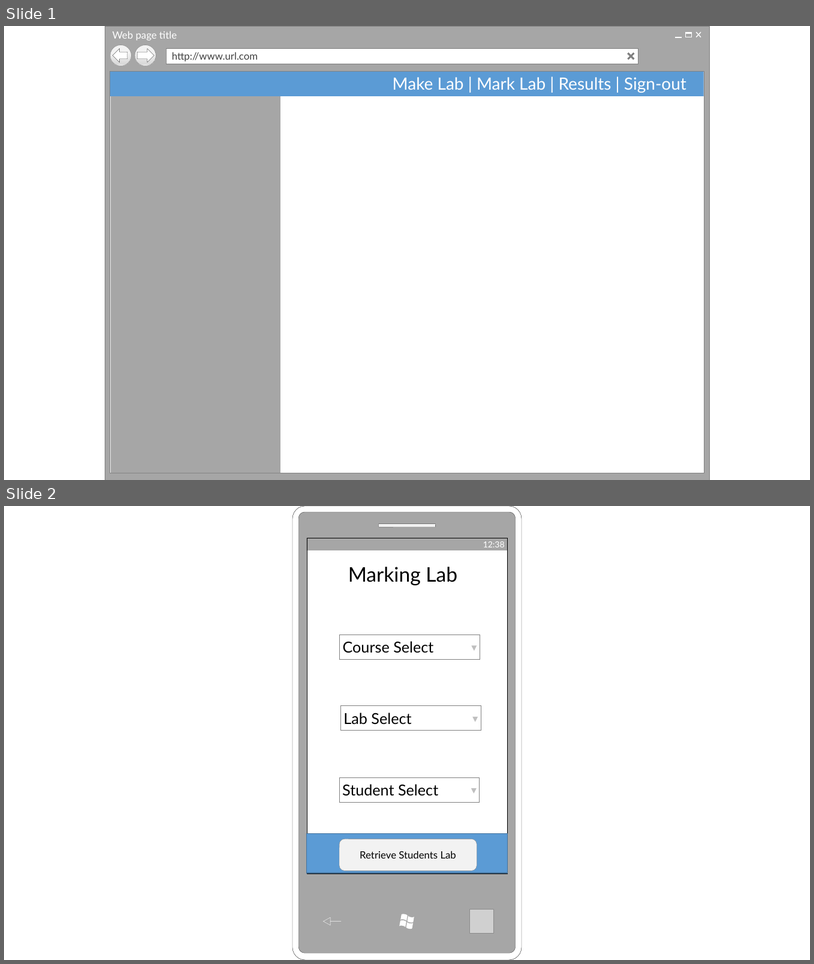
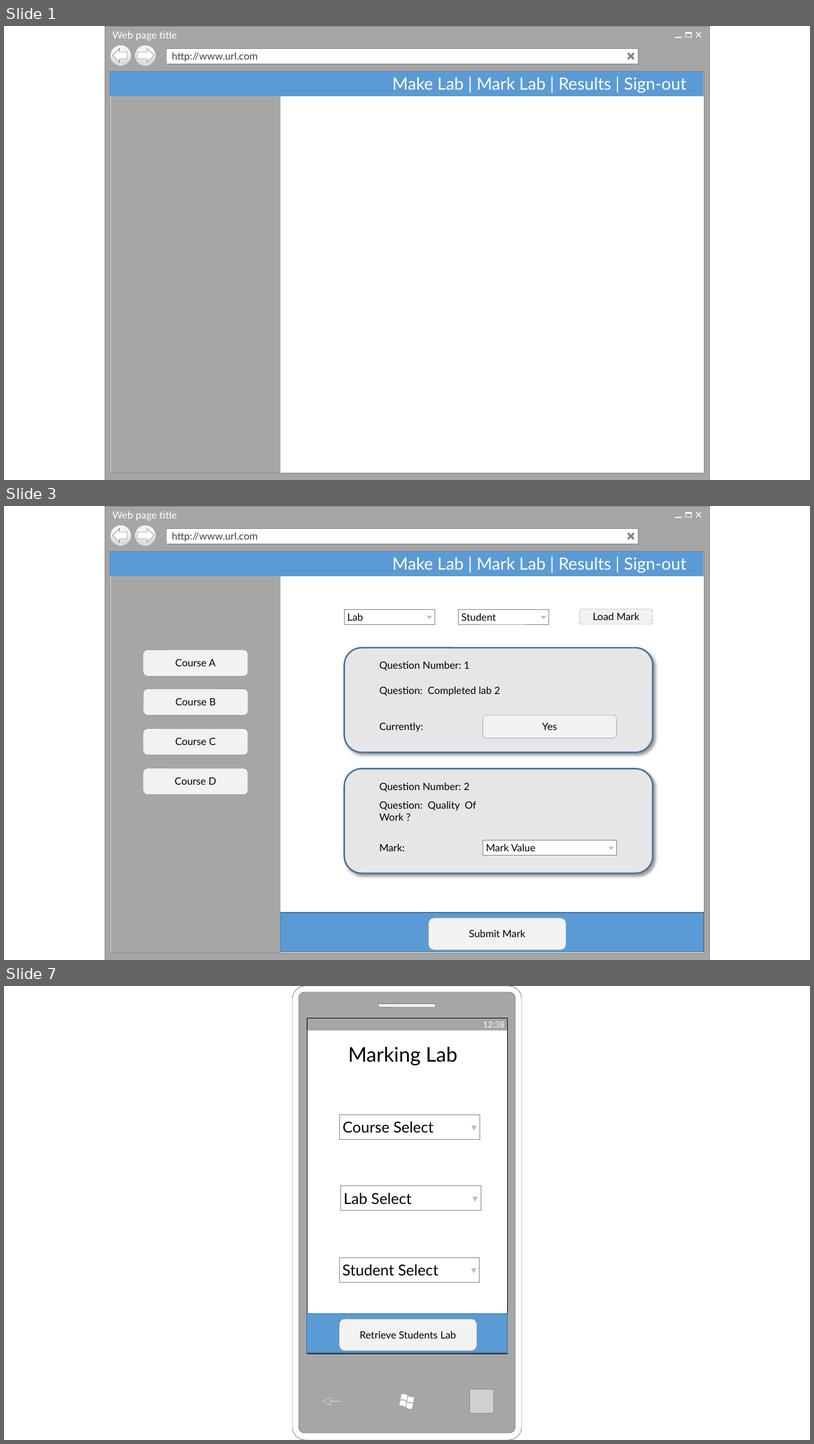
Before and after one commit to lewis785/Dissertation, a slide deck: Document/Final Submission/Designs.pptx. Shown one above the other, each under a label of ours: slides 1 and 2 before the commit, slides 1, 3 and 7 after it; the slides between them are not shown. The pictures are 814x964 and 814x1444 pixels, drawn with LibreOffice and Linux fonts; fonts in the diff are those of the drawing; grey boxes stand for pictures; background and template pictures are left out. Boxes give left, top, right and bottom in pixels: in the first picture for what was removed or moved away, otherwise in the second. Text is boxed around its words. In the diff, an @@ line names an element or a change of style, - is before the commit and + after.

```diff
--- a/Document/Final Submission/Designs.pptx
+++ b/Document/Final Submission/Designs.pptx
@@ slide 3 added at <box>4,506,810,960</box>, background #FFFFFF @@
@@ group added at <box>105,506,710,960</box>: 6 rectangles, 4 lines, 2 ellipses, 1 text, 1 left arrow, 1 right arrow @@
+Web page title
+http://www.url.com
@@ rectangle added at <box>110,552,705,576</box>, fill #5B9BD5, 20 pt, text #FFFFFF @@
+Make Lab | Mark Lab | Results | Sign-out
@@ rectangle added at <box>345,609,435,624</box>, fill #FFFFFF, outline #808080 0.25 pt, 12 pt, text #000000 @@
+Lab
@@ rectangle added at <box>459,609,549,624</box>, fill #FFFFFF, outline #808080 0.25 pt, 12 pt, text #000000 @@
+Student
@@ rounded rectangle added at <box>580,609,653,624</box>, fill #F2F2F2, outline #808080 0.25 pt, 12 pt, text #000000 @@
+Load Mark
@@ triangle added at <box>427,615,432,619</box>, fill #BFBFBF @@
@@ triangle added at <box>541,616,546,619</box>, fill #BFBFBF @@
@@ rounded rectangle added at <box>143,650,248,676</box>, fill #F2F2F2, outline #808080 0.25 pt, 12 pt, text #000000 @@
+Course A
@@ rounded rectangle added at <box>143,688,248,715</box>, fill #F2F2F2, outline #808080 0.25 pt, 12 pt, text #000000 @@
+Course B
@@ rounded rectangle added at <box>143,729,248,754</box>, fill #F2F2F2, outline #808080 0.25 pt, 12 pt, text #000000 @@
+Course C
@@ group added at <box>345,648,653,752</box>: 3 texts, 2 rounded rectangles @@
+Question Number: 1
+Question: Completed lab 2
+Yes
+Currently:
@@ rounded rectangle added at <box>143,768,248,794</box>, fill #F2F2F2, outline #808080 0.25 pt, 12 pt, text #000000 @@
+Course D
@@ group added at <box>110,576,281,952</box>: 11 rectangles @@
@@ group added at <box>345,769,653,873</box>: 3 texts, 1 rounded rectangle @@
+Question Number: 2
+Question: Quality Of Work ?
+Mark:
@@ rectangle added at <box>483,840,617,855</box>, fill #FFFFFF, outline #808080 0.25 pt, 12 pt, text #000000 @@
+Mark Value
@@ triangle added at <box>609,847,614,850</box>, fill #BFBFBF @@
@@ rectangle added at <box>281,913,704,952</box>, fill #5B9BD5, outline #43739E 1 pt @@
@@ rounded rectangle added at <box>429,918,566,950</box>, fill #F2F2F2, outline #808080 0.25 pt, 12 pt, text #000000 @@
+Submit Mark
@@ what was slide 2 is now slide 7 @@
```
Also in this commit, not shown: 2 slides changed, 8 other slides added, 23 other files.
